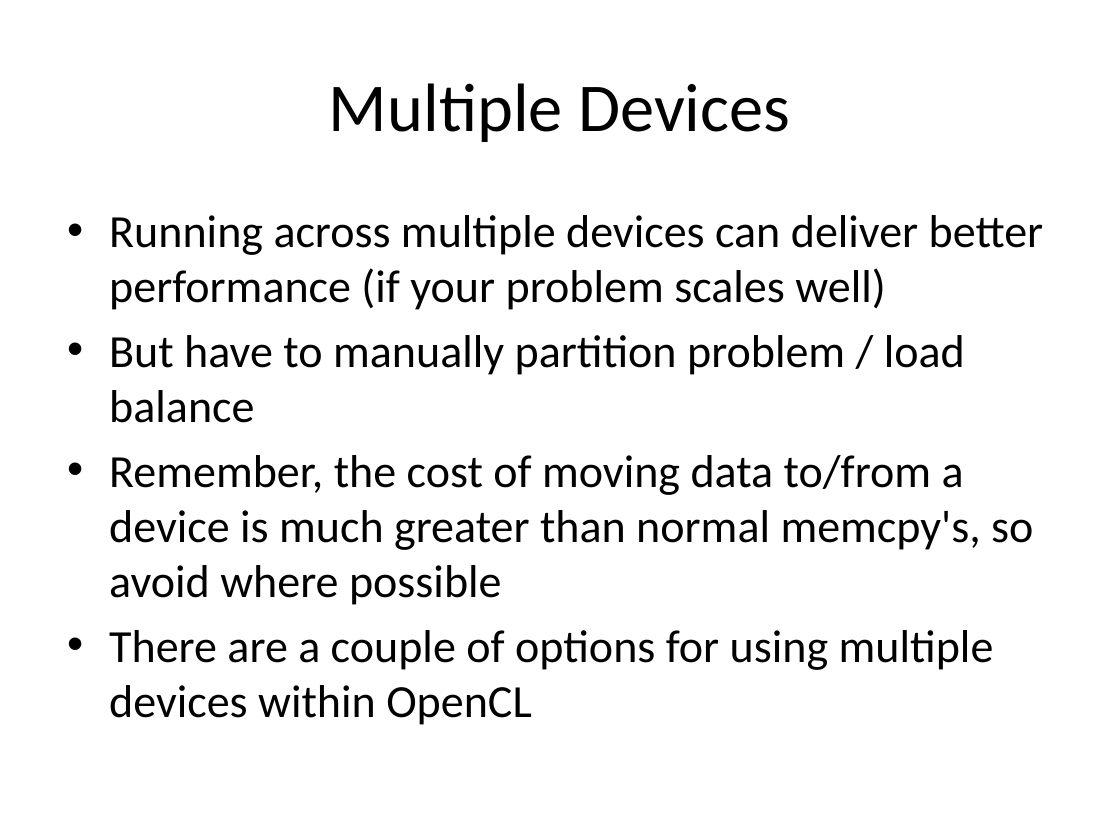
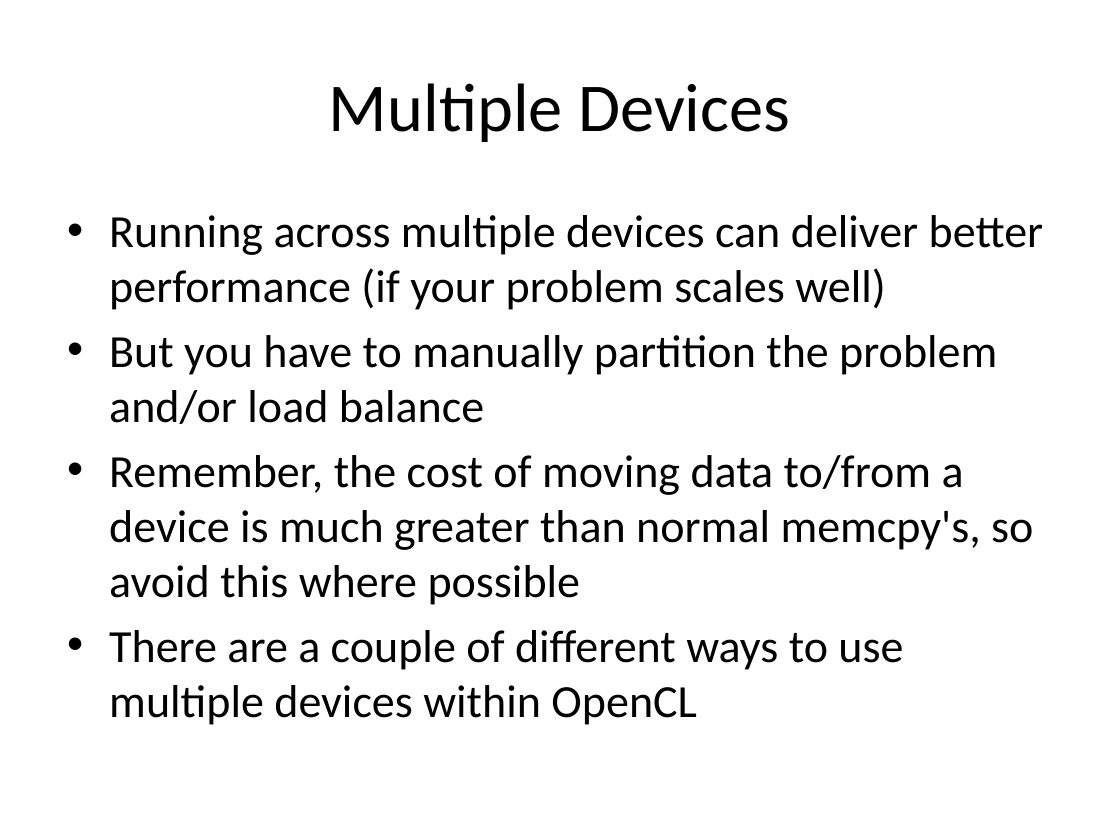
Before and after one commit to UoB-HPC/opencl-training-code, a slide deck: slide 6 of slides/advanced_part1.pptx. Drawn at 1120x840 pixels with LibreOffice and Linux fonts; fonts in the diff are those of the drawing. Boxes give left, top, right and bottom in pixels: in the first picture for what was removed or moved away, otherwise in the second. Text is boxed around its words. In the diff, an @@ line names an element or a change of style, - is before the commit and + after.

Commit message:
Part 1 updates
Minor wording improvements across several slides.

```diff
--- a/slides/advanced_part1.pptx
+++ b/slides/advanced_part1.pptx
@@ text at [109,335,1033,725]: text changed @@
-• But have to manually partition problem / load balance
-• Remember, the cost of moving data to/from a device is much greater than normal memcpy's, so avoid where possible
-• There are a couple of options for using multiple devices within OpenCL
+• But you have to manually partition the problem and/or load balance
+• Remember, the cost of moving data to/from a device is much greater than normal memcpy's, so avoid this where possible
+• There are a couple of different ways to use multiple devices within OpenCL
```
Also in this commit, not shown: 12 other slides changed.
